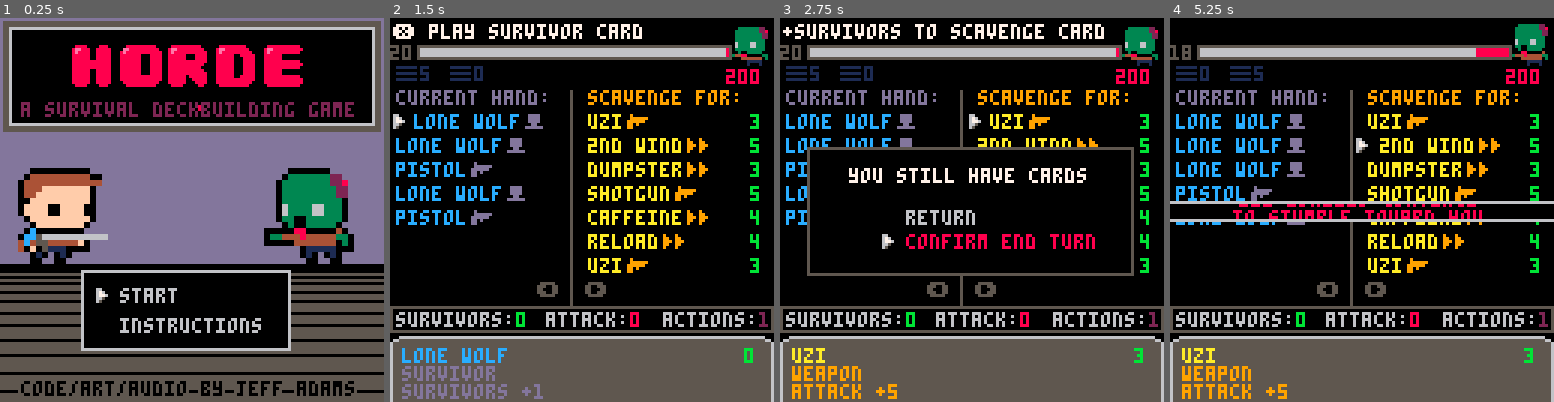
Above: before the commit, frames 1-4 (left to right).
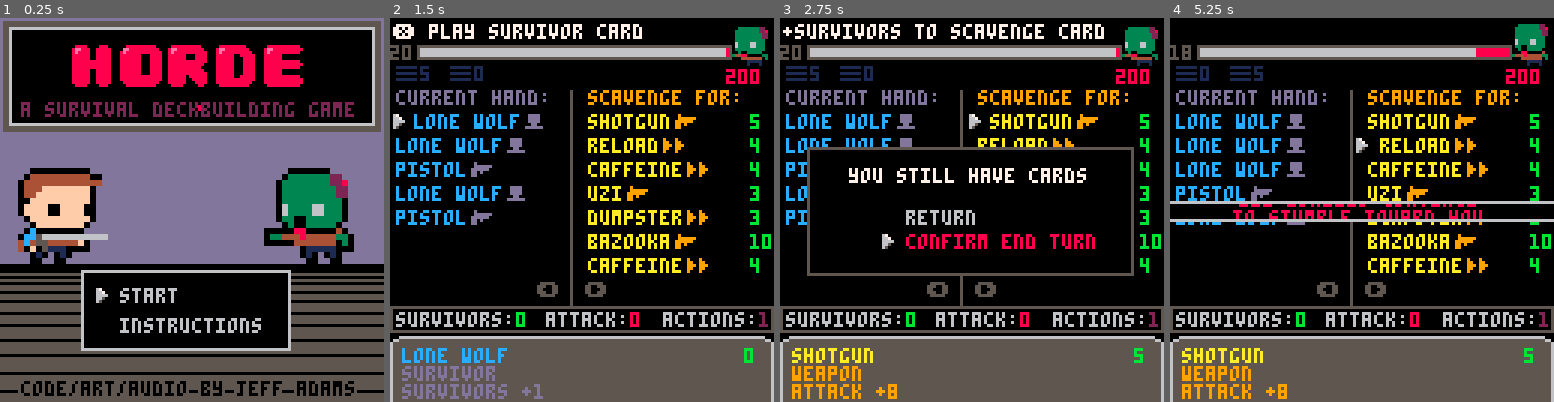
Above: after the commit, the same moments.

Repository: jeff-adams/pico8
Game: PICO-8 cartridge horde.p8
The game is run twice, just before and just after one commit, with the same random seed, the same clock (stepped at 60 frames per second) and the same inputs.
Inputs:
- Up to frame 1 (0.25 s): no input
- Up to frame 2 (1.5 s): tap X (X key) at 0.33, 1.07 s; tap O (Z key) at 0.7 s
- Up to frame 3 (2.75 s): hold Right 1.6-2.1 s; tap O (Z key) at 1.7, 2.1, 2.5 s; tap X (X key) at 1.85 s; hold Up 2.15-2.42 s; hold Right from 2.47 s (still down)
- Up to frame 4 (5.25 s): tap O (Z key) every 0.4 s from 2.9 to 4.9 s; tap X (X key) at 2.97, 4.08, 5.2 s; release Right at 3.03 s; hold Left 3.08-3.58 s; hold Down 3.63-3.97 s; hold Right 4.02-4.68 s; hold Up 4.73-5.03 s; hold Left from 5.08 s (still down)

The runs differ from the first frame. In frame 1, less than 0.1% of the frame differs, in the area x 25-28%, y 70-73%; in frame 2, 3.2%; in frame 3, 1.6%; in frame 4, 3.4%, in the area x 3-100%, y 25-99%.

Commit message:
Add action card and balance

Diff:
--- a/horde.p8
+++ b/horde.p8
@@ -10,11 +10,10 @@
 --animate card movement
 
 --◆fixes
---background music
+--background music?
 
 --◆extras
---way to refresh scavenge
---hard mode with events
+--hard mode with events?
 --add more action cards
 
 function _init()
@@ -159,15 +158,15 @@
 			cost=4,
 			title="reload",
 			ctype="action",
-			desc="draw 2 cards",
+			desc="draw 3 cards",
 			actions=
 			{
 				{
 					action=draw_action,
-					val=2
+					val=4
 				}
 			},
-			qty=5
+			qty=3
 		},
 		{
 			cost=12,
@@ -187,12 +186,12 @@
 			cost=4,
 			title="caffeine",
 			ctype="action",
-			desc="+1 action and draw 1 card",
+			desc="+1 action and draw 2 cards",
 			actions=
 			{
 				{
 					action=draw_action,
-					val=1
+					val=2
 				},
 				{
 					action=action_action,
@@ -203,7 +202,7 @@
 		},
 		{
 			cost=5,
-			title="2nd wind",
+			title="teamwork",
 			ctype="action",
 			desc="+2 actions and +2 survivors",
 			actions=
@@ -218,6 +217,20 @@
 				}
 			},
 			qty=4
+		},
+		{
+			cost=6,
+			title="gun fu",
+			ctype="action",
+			desc="play pistols attack +10",
+			actions=
+			{
+				{
+					action=cardmod_action,
+					val={title="pistol",dmg=10}
+				}
+			},
+			qty=3
 		}
 	}
 
@@ -366,6 +379,17 @@
 	add(numbers,{t="+".._amount,x=76,y=98,c=8,oc=0,life=30})
 end
 
+function cardmod_action(_params)
+	if _params.title then
+		for _c in all(hand) do
+			if _c.title==_params.title then
+				_c.dmg=_params.dmg
+				_c.highlight=10
+			end
+		end
+	end
+end
+
 function trash_card()
 	deli(hand,current.sel)
 	if current.sel!=1 then
@@ -435,6 +459,9 @@
 	end
 	hand={}
 	for c in all(played) do
+		if c.title=="pistol" then
+			c.dmg=1
+		end
 		add(discard,c)
 	end
 	played={}
@@ -794,13 +821,18 @@
 	for i=1,_limit do
 		local _o=showncards_start+i
 		local _card,_x=hand[_o],2
+		local _color=_card.highlight and 7 or 12
 		if current.sel==_o and current.cards==hand then
 			_x+=6-trashing
 			clip(_x+trashing,i*8+24,60,6)
-			print(_card.title,_x,i*8+24,12)
+			print(_card.title,_x,i*8+24,_color)
 			clip()
 		else
-			print(_card.title,_x,i*8+24,12)
+			print(_card.title,_x,i*8+24,_color)
+		end
+		if _card.highlight then
+			_card.highlight-=1
+			if _card.highlight<=0 then _card.highlight=nil end
 		end
 		pal(15,13)
 		spr(cardicons[_card.ctype],#_card.title*4+_x,i*8+22)
@@ -1159,9 +1191,9 @@
 655555555555555600000000000000000000000000000000bbbbbbbb00bb00bbbbbbbbbb00bb00bb000000000000000000000000000000000000000000000000
 00000000000000000000000000066600bbbbbbbbbbbbbbbbbbbb0000000000bb0000000000000000000000000000000000000000000000000000000000000000
 00000000000000000000000006600000bbbbbbbbbbbbbbbbbb0044444444440b0000000000000000000000000000000000000000000000000000000000000000
-66000000066000006666666066666600bbbbbbbbbbbbbbbbbb444444444444400000000000000000000000000000000000000000000000000000000000000000
-67600000067600000656560006565600bbbbbbbbbbbbbbbbbbb0ffffffff44400000000000000000000000000000000000000000000000000000000000000000
-67760000067760000656560006565600bbbbbbbbbbbbbbbbbbb0fffffffff4400000000000000000000000000000000000000000000000000000000000000000
+67000000067000006666666066666600bbbbbbbbbbbbbbbbbb444444444444400000000000000000000000000000000000000000000000000000000000000000
+66700000066700000656560006565600bbbbbbbbbbbbbbbbbbb0ffffffff44400000000000000000000000000000000000000000000000000000000000000000
+66660000066660000656560006565600bbbbbbbbbbbbbbbbbbb0fffffffff4400000000000000000000000000000000000000000000000000000000000000000
 66500000066500000656560006565600bbbbbbbbbbbbbbbbbbb0ffffffffff000000000000000000000000000000000000000000000000000000000000000000
 65000000065000000656560006565600bbb566666666666bbbb00ffff00ffff00000000000000000000000000000000000000000000000000000000000000000
 000000000000000006666600066666004b45544444bbbbbbbbb00ffff00ffff00000000000000000000000000000000000000000000000000000000000000000
Not shown, changed: the sound effects (__sfx__) section of horde.p8
